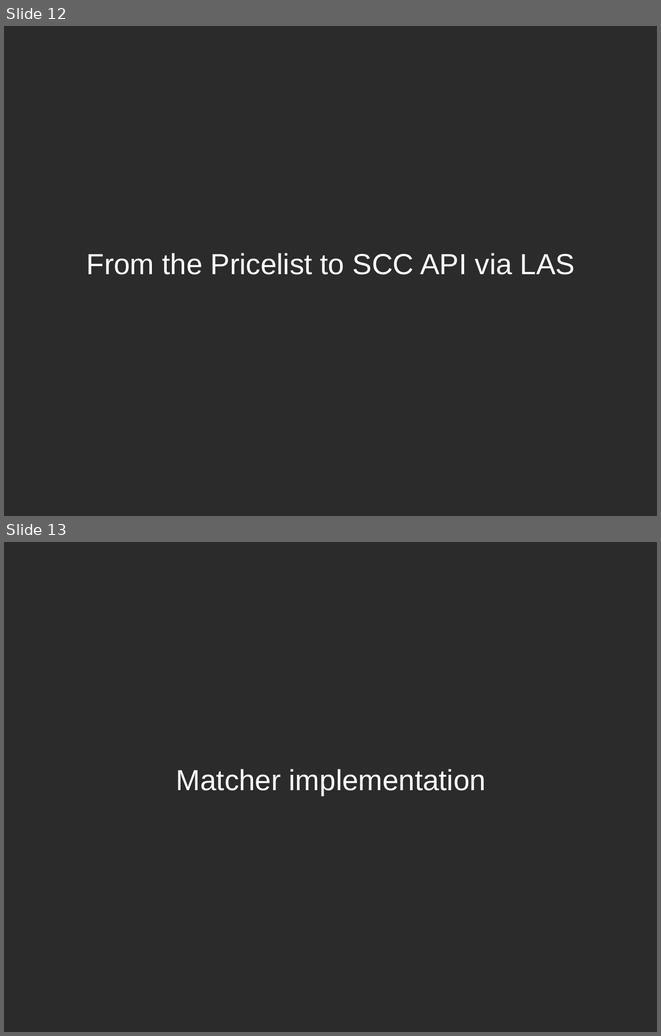
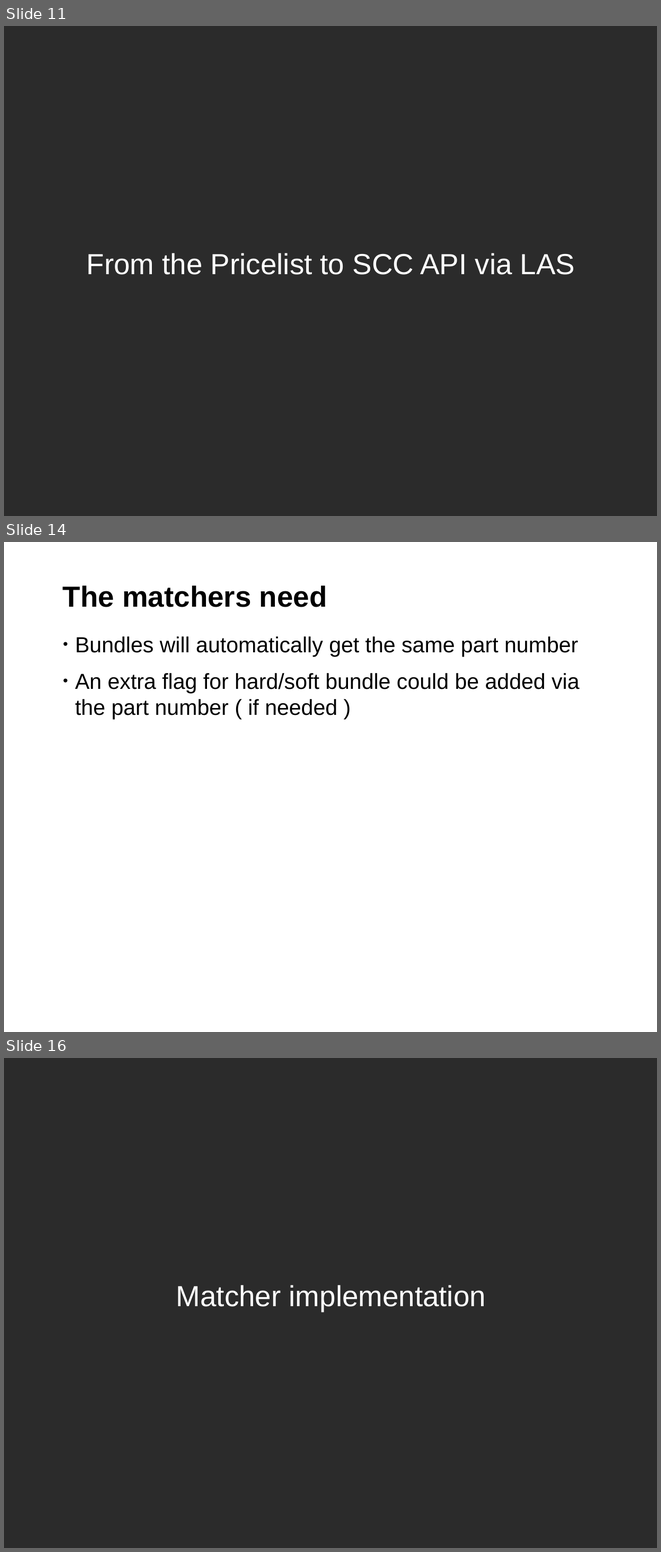
Before and after one commit to hustodemon/subscription-matcher, a slide deck: doc/SubscriptionCounting.odp. Shown one above the other, each under a label of ours: slides 12 and 13 before the commit, slides 11, 14 and 16 after it; the slides between them are not shown. The pictures are 661x1036 and 661x1552 pixels, drawn with LibreOffice and Linux fonts; fonts in the diff are those of the drawing; background and template pictures are left out; a plain dark background stands for a picture behind light text. Boxes give left, top, right and bottom in pixels: in the first picture for what was removed or moved away, otherwise in the second. Text is boxed around its words. In the diff, an @@ line names an element or a change of style, - is before the commit and + after.

```diff
--- a/doc/SubscriptionCounting.odp
+++ b/doc/SubscriptionCounting.odp
@@ slide 14 added at [4,542,657,1032], background #FFFFFF @@
@@ title added at [63,585,327,607], 32 pt, text #000000, bold @@
+The matchers need
@@ text added at [75,636,580,720], 24 pt, text #000000 @@
+• Bundles will automatically get the same part number
+• An extra flag for hard/soft bundle could be added via the part number ( if needed )
@@ page number added at [4,1007,87,1032], 11 pt, text #FFFFFF @@
+14
@@ what was slide 12 is now slide 11 @@
@@ what was slide 13 is now slide 16 @@
```
Also in this commit, not shown: 1 slide changed, 3 other slides added.
